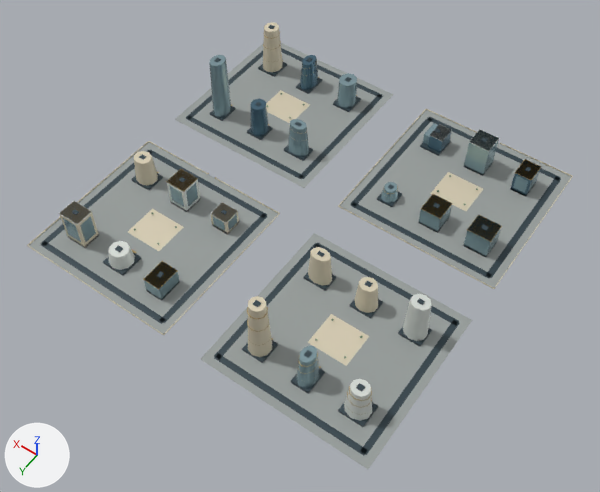
The glTF model web/public/assets/3d/ampliworld/GC-CITY-2030/GC-TILE-09-18.glb as it was, and as the next commit left it.
Camera for both pictures: a 50 mm lens placed at (-1597.0, -2134.0, 1232.0), pointed at (-1037.0, -2917.0, 1.0). Lighting does not change. The marker at lower left points along +X, +Y and +Z. The first picture is the older version. Where no turn or scale is listed for an object, it has been applied to the vertices. Vertices at exactly the same position are counted once.

The first picture shows 'GC-TILE-09-18-blue', 'GC-TILE-09-18-dark', 'GC-TILE-09-18-glass', 'GC-TILE-09-18-gold', 'GC-TILE-09-18-ivory', 'GC-TILE-09-18-paving', 'GC-TILE-09-18-white' and 1 more.
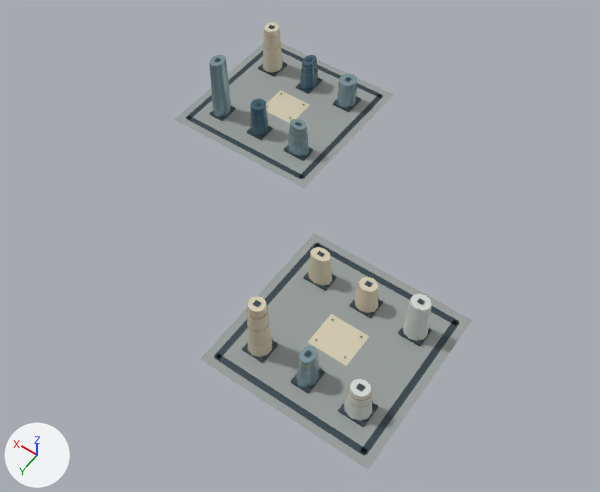
The change in detail:
me_mesh_0 is used by ob_gc_tile_09_18_paving; location (0.0, 0.0, 0.0).
me_mesh_0 had 32 vertices, 48 faces and spanned x -1379.0..-621.0, y -3379.0..-2621.0, z 0.0.
me_mesh_0 now has 16 vertices, 24 faces and spans x -1379.0..-621.0, y -3379.0..-2621.0, z 0.0.
me_mesh_0 part 1: the loose piece of 8 vertices spanning x -959.0..-621.0, y -2959.0..-2621.0, z 0.0 is deleted.
me_mesh_0 part 2: the loose piece of 8 vertices spanning x -1379.0..-1041.0, y -3379.0..-3041.0, z 0.0 is deleted.
me_mesh_1 is used by ob_gc_tile_09_18_dark; location (0.0, 0.0, 0.0).
me_mesh_1 had 528 vertices, 792 faces and spanned x -1364.0..-636.0, y -3364.0..-2636.0, z 0.0..142.0.
me_mesh_1 now has 256 vertices, 384 faces and spans x -1364.0..-636.0, y -3364.0..-2636.0, z 0.0..142.0.
me_mesh_1 part 3: 34 loose pieces with 272 vertices, spanning x -1364.0..-636.0, y -3364.0..-2636.0, z 0.0..72.0, are deleted.
me_mesh_2 is used by ob_gc_tile_09_18_ivory; location (0.0, 0.0, 0.0).
me_mesh_2 had 238 vertices, 392 faces and spanned x -1380.0..-620.0, y -3380.0..-2620.0, z 0.0..134.0.
me_mesh_2 now has 104 vertices, 184 faces and spans x -1250.0..-669.0, y -3322.0..-2676.0, z 0.0..134.0.
me_mesh_2 part 4: 15 loose pieces with 134 vertices, spanning x -1380.0..-620.0, y -3380.0..-2620.0, z 0.0..70.0, are deleted.
me_mesh_5 is used by ob_gc_tile_09_18_white; location (0.0, 0.0, 0.0).
me_mesh_5 had 106 vertices, 180 faces and spanned x -1333.0..-667.0, y -3320.0..-2674.0, z 0.0..95.0.
me_mesh_5 now has 44 vertices, 80 faces and spans x -1333.0..-1287.0, y -2897.0..-2676.0, z 5.0..95.0.
me_mesh_5 part 5: 6 loose pieces with 62 vertices, spanning x -1232.0..-667.0, y -3320.0..-2674.0, z 0.0..71.0, are deleted.
me_mesh_6 is used by ob_gc_tile_09_18_gold; location (0.0, 0.0, 0.0).
me_mesh_6 had 1414 vertices, 2436 faces and spanned x -1334.0..-661.0, y -3380.0..-2673.0, z 0.0..121.0.
me_mesh_6 now has 888 vertices, 1584 faces and spans x -1331.0..-670.0, y -3328.0..-2676.0, z 4.0..121.0.
me_mesh_6 part 6: 50 loose pieces with 526 vertices, spanning x -1334.0..-661.0, y -3380.0..-2673.0, z 0.0..61.0, are deleted.
me_mesh_7 is used by ob_gc_tile_09_18_glass; location (0.0, 0.0, 0.0).
me_mesh_7 had 406 vertices, 644 faces and spanned x -1334.0..-667.0, y -3323.0..-2673.0, z 0.0..141.0.
me_mesh_7 now has 88 vertices, 160 faces and spans x -1227.0..-674.0, y -3322.0..-2674.0, z 5.0..141.0.
me_mesh_7 part 7: 38 loose pieces with 318 vertices, spanning x -1334.0..-667.0, y -3323.0..-2673.0, z 0.0..71.0, are deleted.
me_mesh_8 is used by ob_gc_tile_09_18_blue; location (0.0, 0.0, 0.0).
me_mesh_8 had 60 vertices, 104 faces and spanned x -1327.0..-772.0, y -3324.0..-3098.0, z 0.0..76.0.
me_mesh_8 now has 44 vertices, 80 faces and spans x -808.0..-772.0, y -3324.0..-3098.0, z 5.0..76.0.
me_mesh_8 part 8: the loose piece of 8 vertices spanning x -1327.0..-1293.0, y -3320.0..-3276.0, z 0.0..48.0 is deleted.
me_mesh_8 part 9: the loose piece of 8 vertices spanning x -1132.0..-1103.0, y -3318.0..-3278.0, z 0.0..39.0 is deleted.

What differs and where, as boxes (x1, y1, x2, y2) in the pictures (600 x 492 px):
'GC-TILE-09-18-paving', reshaped (45% narrower): before (28, 43, 572, 469); after (175, 43, 472, 469)
'GC-TILE-09-18-dark', reshaped (47% narrower): before (41, 25, 561, 456); after (186, 25, 459, 456)
'GC-TILE-09-18-ivory', reshaped (76% narrower): before (27, 22, 573, 366); after (248, 22, 378, 366)
'GC-TILE-09-18-glass', reshaped (69% narrower): before (63, 55, 539, 388); after (209, 55, 357, 388)
'GC-TILE-09-18-white', reshaped (80% narrower, 57% shorter): before (59, 124, 499, 421); after (344, 294, 432, 421)
'GC-TILE-09-18-blue', reshaped (77% narrower, 42% shorter): before (251, 55, 541, 195); after (251, 55, 318, 136)
'GC-TILE-09-18-gold', reshaped: before (131, 31, 541, 415); after (231, 31, 372, 415)
part 1 of me_mesh_0, deleted: before (28, 142, 279, 334)
part 2 of me_mesh_0, deleted: before (340, 110, 572, 288)
part 3 of me_mesh_1, deleted: before (41, 117, 561, 324)
part 4 of me_mesh_2, deleted: before (27, 109, 573, 335)
part 5 of me_mesh_5, deleted: before (59, 124, 499, 270)
part 6 of me_mesh_6, deleted: before (131, 143, 541, 289)
part 7 of me_mesh_7, deleted: before (63, 123, 539, 301)
part 8 of me_mesh_8, deleted: before (511, 159, 541, 195)
part 9 of me_mesh_8, deleted: before (428, 127, 452, 152)
